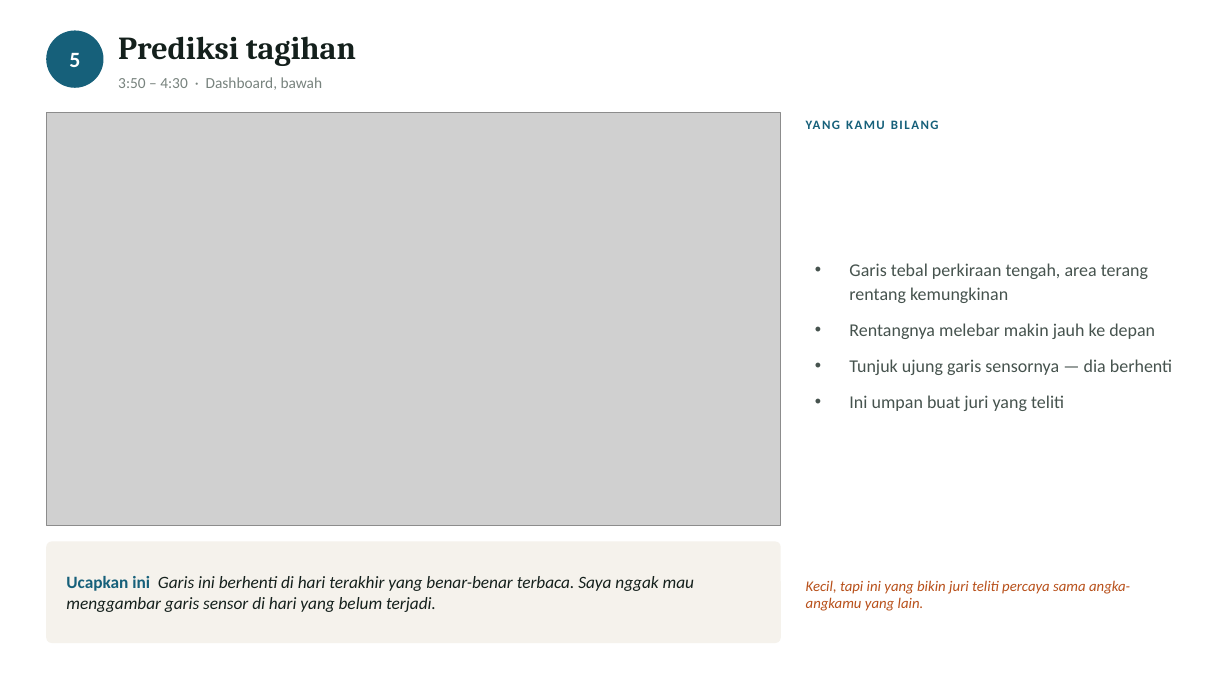
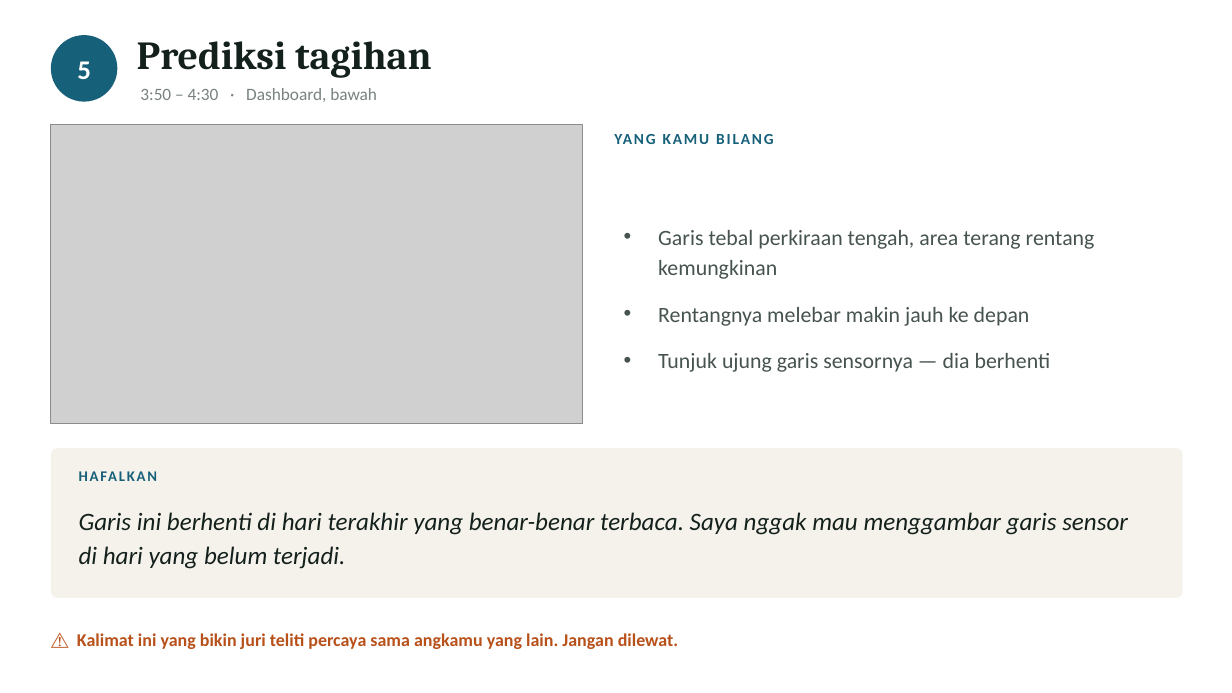
Before and after one commit to GianneAngely/halo-itcc2026, a slide deck: slide 7 of latihan-final/Latihan Presentasi HALO.pptx (slide 6 before the commit). Drawn at 1232x693 pixels with LibreOffice and Linux fonts; fonts in the diff are those of the drawing; grey boxes stand for pictures. Boxes give left, top, right and bottom in pixels: in the first picture for what was removed or moved away, otherwise in the second. Text is boxed around its words. In the diff, an @@ line names an element or a change of style, - is before the commit and + after.

Commit message:
Deck latihan dibesarkan tulisannya
Versi sebelumnya kekecilan untuk dibaca sambil latihan. Gambar
dikecilkan, teks dinaikkan, dan kotak kalimat hafalan dijadikan
bagian paling menonjol di tiap slide.

Ditambah satu halaman berisi enam kalimat yang harus keluar tanpa
mikir, dan tiap slide isyarat sekarang punya kalimat kuncinya
sendiri — sebelumnya ada dua yang kosong.

```diff
--- a/latihan-final/Latihan Presentasi HALO.pptx
+++ b/latihan-final/Latihan Presentasi HALO.pptx
@@ text "5" at [77,61,91,79]: size 17 to 21 pt @@
@@ ellipse: place and size @@
-ellipse at [46,30,104,88]
+ellipse at [51,35,117,102]
@@ text "Prediksi tagihan": place and size @@
-text "Prediksi tagihan" at [118,36,356,66]
+text "Prediksi tagihan" at [137,41,432,78]
@@ text "Prediksi tagihan" at [137,41,432,78]: size 25 to 31 pt @@
@@ text "3:50 – 4:30 · Dashboard, ...": place and size @@
-text "3:50 – 4:30 · Dashboard, ..." at [118,77,323,90]
+text "3:50 – 4:30 · Dashboard, ..." at [140,88,377,102]
@@ text "3:50 – 4:30 · Dashboard, ..." at [140,88,377,102]: size 12 to 13.5 pt @@
@@ picture: place and size @@
-picture at [46,113,781,526]
+picture at [51,125,582,423]
@@ text "YANG KAMU BILANG": place and size @@
-text "YANG KAMU BILANG" at [806,113,1185,137]
+text "YANG KAMU BILANG" at [615,125,1183,152]
@@ text "YANG KAMU BILANG" at [615,125,1183,152]: size 10 to 12 pt, letter spacing 1.2 to 1.4 pt @@
@@ text "Garis tebal perkiraan tengah, area ...": place and size @@
-text "Garis tebal perkiraan tengah, area ..." at [849,263,1172,411]
+text "Garis tebal perkiraan tengah, area ..." at [658,230,1095,372]
@@ text "Garis tebal perkiraan tengah, area ..." at [658,230,1095,372]: size 14 to 17 pt; line spacing 19pt to 24pt; more space between paragraphs @@
@@ text at [849,395,1064,411]: paragraph removed @@
-• Ini umpan buat juri yang teliti
@@ rounded rectangle: place and size @@
-rounded rectangle at [46,542,781,643]
+rounded rectangle at [51,448,1183,598]
@@ rounded rectangle at [51,448,1183,598]: proportions changed @@
@@ text added at [79,462,263,490], 11.5 pt, text #16607A, bold @@
+HAFALKAN
@@ text at [79,512,1128,569]: text changed; size 13.5 to 19.5 pt @@
-Ucapkan ini Garis ini berhenti di hari terakhir yang benar-benar terbaca. Saya nggak mau menggambar garis sensor di hari yang belum terjadi.
+Garis ini berhenti di hari terakhir yang benar-benar terbaca. Saya nggak mau menggambar garis sensor di hari yang belum terjadi.
@@ text at [77,633,678,649]: text changed; size 11.5 to 14 pt; bold on; italic off @@
-Kecil, tapi ini yang bikin juri teliti percaya sama angka-angkamu yang lain.
+⚠ Kalimat ini yang bikin juri teliti percaya sama angkamu yang lain. Jangan dilewat.
```
Also in this commit, not shown: 12 other slides changed, 1 slide added.
